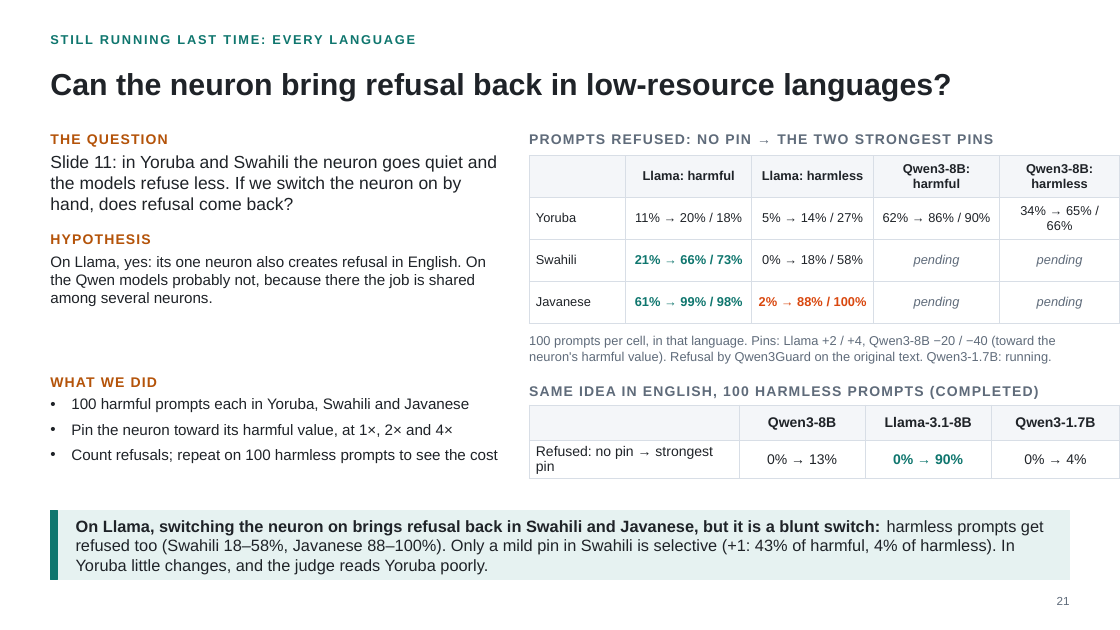
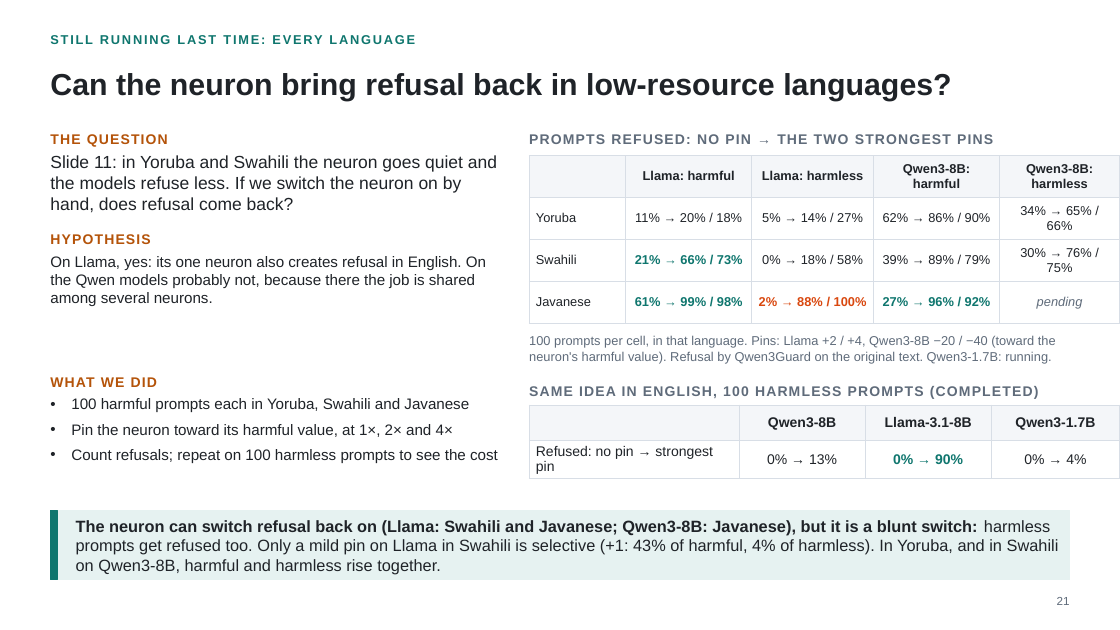
Before and after one commit to fjoad/refusal-neurons, a slide deck: slide 21 of slides/refusal_neurons_2026-11-12.pptx. Drawn at 1120x630 pixels with LibreOffice and Linux fonts; fonts in the diff are those of the drawing. Boxes give left, top, right and bottom in pixels: in the first picture for what was removed or moved away, otherwise in the second. Text is boxed around its words. In the diff, an @@ line names an element or a change of style, - is before the commit and + after.

```diff
--- a/slides/refusal_neurons_2026-11-12.pptx
+++ b/slides/refusal_neurons_2026-11-12.pptx
@@ table at bbox=[529, 155, 1120, 313] @@
-row 3, column 4: pending
+row 3, column 4: 39% → 89% / 79%
-row 3, column 5: pending
+row 3, column 5: 30% → 76% / 75%
-row 4, column 4: pending
+row 4, column 4: 27% → 96% / 92%
@@ text at bbox=[76, 520, 1059, 575]: text changed @@
-On Llama, switching the neuron on brings refusal back in Swahili and Javanese, but it is a blunt switch: harmless prompts get refused too (Swahili 18–58%, Javanese 88–100%). Only a mild pin in Swahili is selective (+1: 43% of harmful, 4% of harmless). In Yoruba little changes, and the judge reads Yoruba poorly.
+The neuron can switch refusal back on (Llama: Swahili and Javanese; Qwen3-8B: Javanese), but it is a blunt switch: harmless prompts get refused too. Only a mild pin on Llama in Swahili is selective (+1: 43% of harmful, 4% of harmless). In Yoruba, and in Swahili on Qwen3-8B, harmful and harmless rise together.
```
Also in this commit, not shown: 1 other slide changed, 2 other files.
